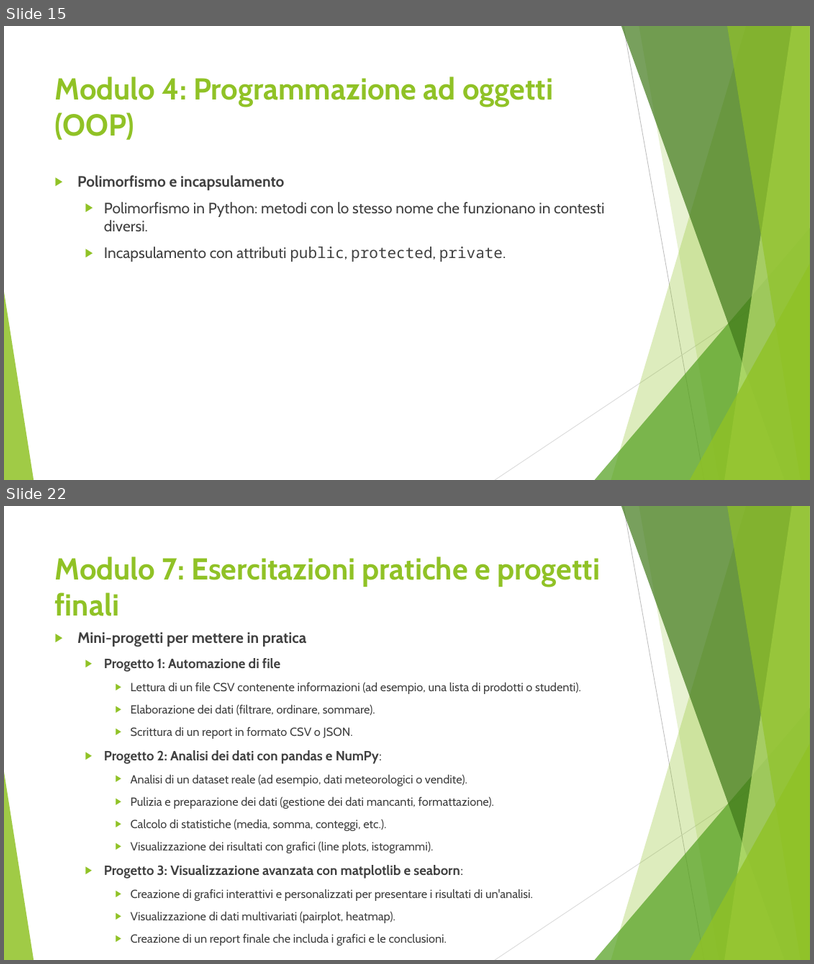
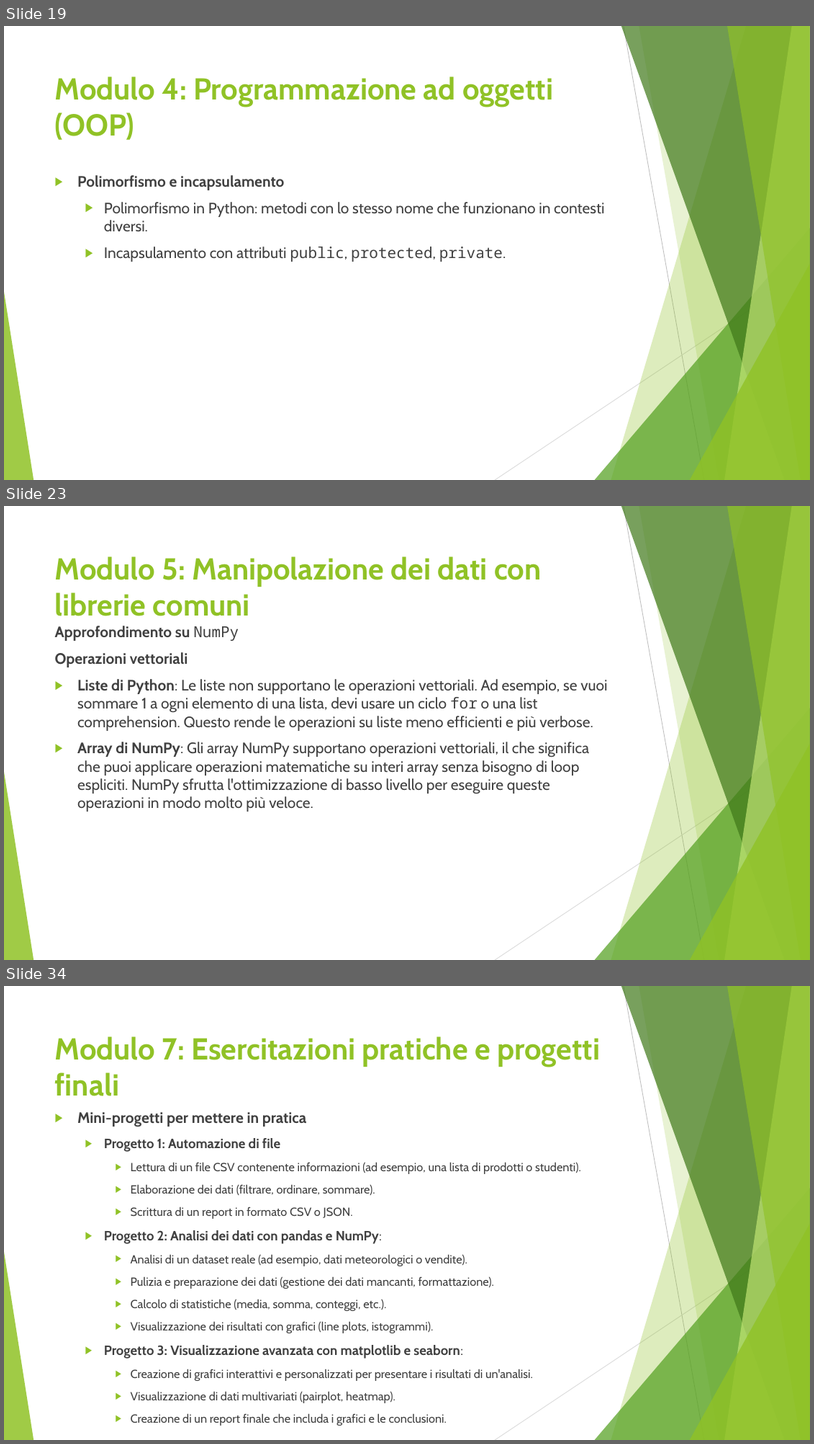
Before and after one commit to giukix/CorsoPython, a slide deck: doc/Corso di Python.pptx. Shown one above the other, each under a label of ours: slides 15 and 22 before the commit, slides 19, 23 and 34 after it; the slides between them are not shown. The pictures are 814x964 and 814x1444 pixels, drawn with LibreOffice and Linux fonts; fonts in the diff are those of the drawing. Boxes give left, top, right and bottom in pixels: in the first picture for what was removed or moved away, otherwise in the second. Text is boxed around its words. In the diff, an @@ line names an element or a change of style, - is before the commit and + after.

Commit message:
Modulo 6 e aggiornamento presentazione

```diff
--- a/doc/Corso di Python.pptx
+++ b/doc/Corso di Python.pptx
@@ slide 23 added at [4, 506, 810, 960], background #FFFFFF; not listed: 10 template elements that a slide beside it also shows @@
@@ title added at [55, 556, 541, 616], 36 pt, text #90C226, bold @@
+Modulo 5: Manipolazione dei dati con librerie comuni
@@ text added at [55, 626, 607, 811], 18 pt, text #404040 @@
+Approfondimento su NumPy
+Operazioni vettoriali
+▶ Liste di Python: Le liste non supportano le operazioni vettoriali. Ad esempio, se vuoi sommare 1 a ogni elemento di una lista, devi usare un ciclo for o una list comprehension. Questo rende le operazioni su liste meno efficienti e più verbose.
+▶ Array di NumPy: Gli array NumPy supportano operazioni vettoriali, il che significa che puoi applicare operazioni matematiche su interi array senza bisogno di loop espliciti. NumPy sfrutta l'ottimizzazione di basso livello per eseguire queste operazioni in modo molto più veloce.
@@ what was slide 15 is now slide 19 @@
@@ what was slide 22 is now slide 34 @@
```
Also in this commit, not shown: 11 slides changed, 13 other slides added, 2 slides removed, 3 other files.
